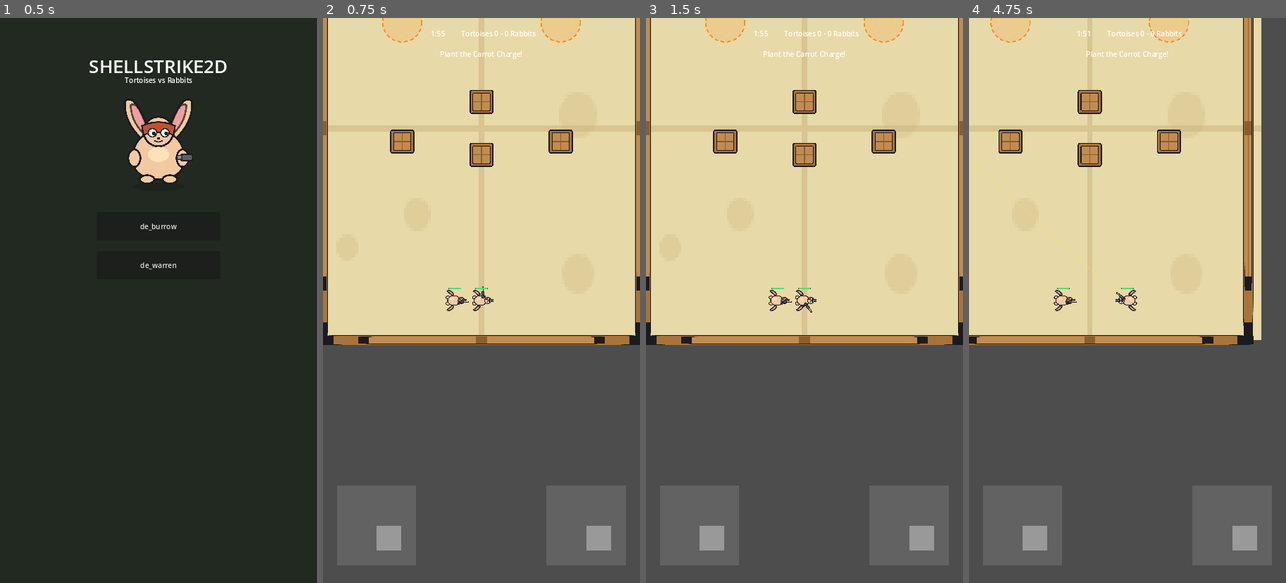
Above: before the commit, frames 1-4 (left to right).
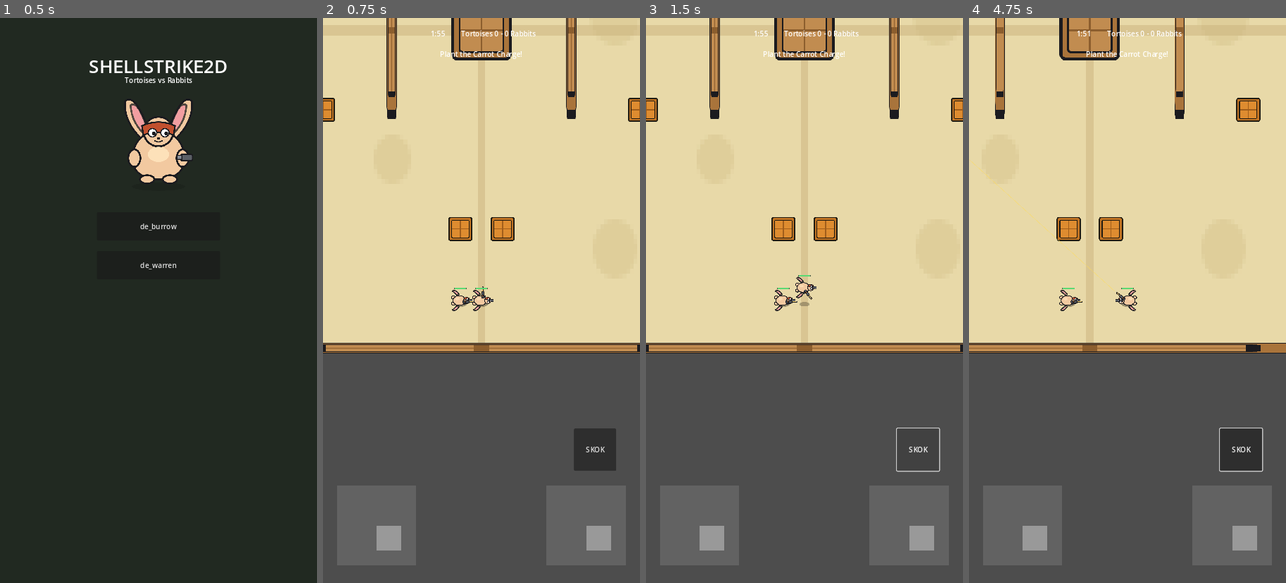
Above: after the commit, the same moments.

Repository: dstr1989/shellstrike2d
Game: Godot game, scene res://scenes/MainMenu.tscn
The game is run twice, just before and just after one commit, with the same random seed, the same clock (stepped at 60 frames per second) and the same inputs.
Inputs (mouse positions are in pixels of both pictures, inside the frame that each line leads up to):
- Up to frame 1 (0.5 s): no input
- Up to frame 2 (0.75 s): click "de_burrow" at 0.5 s
- Up to frame 3 (1.5 s): click (918, 447) at 1.25 s, where only the run after the commit has a clickable "SKOK"
- Up to frame 4 (4.75 s): drag from (1022, 526) to (1159, 176) at 2.02 s; tap Enter at 2.75 s; drag from (1232, 526) to (1111, 413) at 2.77 s; move the mouse to (1159, 176) at 3.52 s; hold D (move_right) 3.53-4.25 s; hold E (plant_defuse) 3.53-4.25 s; tap Space (jump, bound only after the commit) at 3.8 s; drag from (1111, 413) to (1032, 215) at 4.27 s

Frame 1 is identical in both runs. In frame 2, 11% of the frame differs, in the area x 0-100%, y 0-81%; in frame 3, 11%; in frame 4, 16%.

Commit message:
Elevation foundation: jump (z-height+gravity), ground shadow, vault over low cover; enlarge Main map (1800x2400, 3 lanes, low/high cover); HUD jump button

Diff:
--- /dev/null
+++ b/assets/sprites/shadow.svg
@@ -0,0 +1,3 @@
+<svg xmlns="http://www.w3.org/2000/svg" viewBox="0 0 64 32" width="64" height="32">
+  <ellipse cx="32" cy="16" rx="28" ry="12" fill="#000000"/>
+</svg>
--- a/project.godot
+++ b/project.godot
@@ -58,6 +58,11 @@
 "events": [Object(InputEventKey,"resource_local_to_scene":false,"resource_name":"","device":-1,"window_id":0,"alt_press …(190 unchanged characters)…
 ]
 }
+jump={
+"deadzone": 0.2,
+"events": [Object(InputEventKey,"resource_local_to_scene":false,"resource_name":"","device":-1,"window_id":0,"alt_pressed":false,"shift_pressed":false,"ctrl_pressed":false,"meta_pressed":false,"pressed":false,"keycode":0,"physical_keycode":32,"key_label":0,"unicode":0,"location":0,"echo":false,"script":null)
+]
+}
 buy_menu={
 "deadzone": 0.2,
 "events": [Object(InputEventKey,"resource_local_to_scene":false,"resource_name":"","device":-1,"window_id":0,"alt_press …(190 unchanged characters)…
--- a/scenes/HUD.tscn
+++ b/scenes/HUD.tscn
@@ -58,3 +58,15 @@
 
 [node name="InteractButton" parent="." instance=ExtResource("3")]
 position = Vector2(320, 980)
+
+[node name="JumpButton" type="Button" parent="."]
+anchors_preset = 3
+anchor_left = 1.0
+anchor_top = 1.0
+anchor_right = 1.0
+anchor_bottom = 1.0
+offset_left = -150.0
+offset_top = -350.0
+offset_right = -54.0
+offset_bottom = -254.0
+text = "SKOK"
--- a/scenes/Main.tscn
+++ b/scenes/Main.tscn
@@ -9,144 +9,234 @@
 [ext_resource type="Texture2D" path="res://assets/sprites/tile_wall.svg" id="7"]
 [ext_resource type="Texture2D" path="res://assets/sprites/den_marker.svg" id="8"]
 
-[sub_resource type="RectangleShape2D" id="RectangleShape2D_h"]
-size = Vector2(1300, 40)
-
-[sub_resource type="RectangleShape2D" id="RectangleShape2D_v"]
-size = Vector2(40, 1700)
-
-[sub_resource type="RectangleShape2D" id="RectangleShape2D_crate"]
+[sub_resource type="RectangleShape2D" id="border_h"]
+size = Vector2(1800, 40)
+
+[sub_resource type="RectangleShape2D" id="border_v"]
+size = Vector2(40, 2400)
+
+[sub_resource type="RectangleShape2D" id="mid"]
+size = Vector2(240, 240)
+
+[sub_resource type="RectangleShape2D" id="divider_v"]
+size = Vector2(40, 700)
+
+[sub_resource type="RectangleShape2D" id="denwall_v"]
+size = Vector2(40, 260)
+
+[sub_resource type="RectangleShape2D" id="denwall_h"]
+size = Vector2(300, 40)
+
+[sub_resource type="RectangleShape2D" id="crate"]
 size = Vector2(96, 96)
 
 [node name="Main" type="Node2D"]
 script = ExtResource("1")
 
 [node name="Background" type="Sprite2D" parent="."]
-position = Vector2(600, 800)
-scale = Vector2(10.16, 12.5)
+position = Vector2(900, 1200)
+scale = Vector2(14.06, 18.75)
 texture = ExtResource("6")
 z_index = -10
 
+[node name="Border" type="Node2D" parent="."]
+
+[node name="Top" type="StaticBody2D" parent="Border"]
+position = Vector2(900, 0)
+[node name="C" type="CollisionShape2D" parent="Border/Top"]
+shape = SubResource("border_h")
+[node name="S" type="Sprite2D" parent="Border/Top"]
+texture = ExtResource("7")
+scale = Vector2(14.06, 0.3125)
+
+[node name="Bottom" type="StaticBody2D" parent="Border"]
+position = Vector2(900, 2400)
+[node name="C" type="CollisionShape2D" parent="Border/Bottom"]
+shape = SubResource("border_h")
+[node name="S" type="Sprite2D" parent="Border/Bottom"]
+texture = ExtResource("7")
+scale = Vector2(14.06, 0.3125)
+
+[node name="Left" type="StaticBody2D" parent="Border"]
+position = Vector2(0, 1200)
+[node name="C" type="CollisionShape2D" parent="Border/Left"]
+shape = SubResource("border_v")
+[node name="S" type="Sprite2D" parent="Border/Left"]
+texture = ExtResource("7")
+scale = Vector2(0.3125, 18.75)
+
+[node name="Right" type="StaticBody2D" parent="Border"]
+position = Vector2(1800, 1200)
+[node name="C" type="CollisionShape2D" parent="Border/Right"]
+shape = SubResource("border_v")
+[node name="S" type="Sprite2D" parent="Border/Right"]
+texture = ExtResource("7")
+scale = Vector2(0.3125, 18.75)
+
 [node name="Walls" type="Node2D" parent="."]
 
-[node name="WallTop" type="StaticBody2D" parent="Walls"]
-position = Vector2(600, 0)
-collision_layer = 1
-[node name="CollisionShape2D" type="CollisionShape2D" parent="Walls/WallTop"]
-shape = SubResource("RectangleShape2D_h")
-[node name="Sprite" type="Sprite2D" parent="Walls/WallTop"]
-texture = ExtResource("7")
-scale = Vector2(10.16, 0.3125)
-
-[node name="WallBottom" type="StaticBody2D" parent="Walls"]
-position = Vector2(600, 1600)
-collision_layer = 1
-[node name="CollisionShape2D" type="CollisionShape2D" parent="Walls/WallBottom"]
-shape = SubResource("RectangleShape2D_h")
-[node name="Sprite" type="Sprite2D" parent="Walls/WallBottom"]
-texture = ExtResource("7")
-scale = Vector2(10.16, 0.3125)
-
-[node name="WallLeft" type="StaticBody2D" parent="Walls"]
-position = Vector2(0, 800)
-collision_layer = 1
-[node name="CollisionShape2D" type="CollisionShape2D" parent="Walls/WallLeft"]
-shape = SubResource("RectangleShape2D_v")
-[node name="Sprite" type="Sprite2D" parent="Walls/WallLeft"]
-texture = ExtResource("7")
-scale = Vector2(0.3125, 13.3)
-
-[node name="WallRight" type="StaticBody2D" parent="Walls"]
-position = Vector2(1200, 800)
-collision_layer = 1
-[node name="CollisionShape2D" type="CollisionShape2D" parent="Walls/WallRight"]
-shape = SubResource("RectangleShape2D_v")
-[node name="Sprite" type="Sprite2D" parent="Walls/WallRight"]
-texture = ExtResource("7")
-scale = Vector2(0.3125, 13.3)
-
-[node name="Crates" type="Node2D" parent="."]
-
-[node name="Crate1" type="StaticBody2D" parent="Crates"]
-position = Vector2(600, 700)
-collision_layer = 1
-[node name="CollisionShape2D" type="CollisionShape2D" parent="Crates/Crate1"]
-shape = SubResource("RectangleShape2D_crate")
-[node name="Sprite" type="Sprite2D" parent="Crates/Crate1"]
-texture = ExtResource("7")
-scale = Vector2(0.75, 0.75)
-
-[node name="Crate2" type="StaticBody2D" parent="Crates"]
-position = Vector2(600, 900)
-collision_layer = 1
-[node name="CollisionShape2D" type="CollisionShape2D" parent="Crates/Crate2"]
-shape = SubResource("RectangleShape2D_crate")
-[node name="Sprite" type="Sprite2D" parent="Crates/Crate2"]
-texture = ExtResource("7")
-scale = Vector2(0.75, 0.75)
-
-[node name="Crate3" type="StaticBody2D" parent="Crates"]
-position = Vector2(300, 850)
-collision_layer = 1
-[node name="CollisionShape2D" type="CollisionShape2D" parent="Crates/Crate3"]
-shape = SubResource("RectangleShape2D_crate")
-[node name="Sprite" type="Sprite2D" parent="Crates/Crate3"]
-texture = ExtResource("7")
-scale = Vector2(0.75, 0.75)
-
-[node name="Crate4" type="StaticBody2D" parent="Crates"]
-position = Vector2(900, 850)
-collision_layer = 1
-[node name="CollisionShape2D" type="CollisionShape2D" parent="Crates/Crate4"]
-shape = SubResource("RectangleShape2D_crate")
-[node name="Sprite" type="Sprite2D" parent="Crates/Crate4"]
+[node name="MidBox" type="StaticBody2D" parent="Walls"]
+position = Vector2(900, 1200)
+[node name="C" type="CollisionShape2D" parent="Walls/MidBox"]
+shape = SubResource("mid")
+[node name="S" type="Sprite2D" parent="Walls/MidBox"]
+texture = ExtResource("7")
+scale = Vector2(1.875, 1.875)
+
+[node name="DividerL" type="StaticBody2D" parent="Walls"]
+position = Vector2(560, 1200)
+[node name="C" type="CollisionShape2D" parent="Walls/DividerL"]
+shape = SubResource("divider_v")
+[node name="S" type="Sprite2D" parent="Walls/DividerL"]
+texture = ExtResource("7")
+scale = Vector2(0.3125, 5.468)
+
+[node name="DividerR" type="StaticBody2D" parent="Walls"]
+position = Vector2(1240, 1200)
+[node name="C" type="CollisionShape2D" parent="Walls/DividerR"]
+shape = SubResource("divider_v")
+[node name="S" type="Sprite2D" parent="Walls/DividerR"]
+texture = ExtResource("7")
+scale = Vector2(0.3125, 5.468)
+
+[node name="DenAwallV" type="StaticBody2D" parent="Walls"]
+position = Vector2(560, 560)
+[node name="C" type="CollisionShape2D" parent="Walls/DenAwallV"]
+shape = SubResource("denwall_v")
+[node name="S" type="Sprite2D" parent="Walls/DenAwallV"]
+texture = ExtResource("7")
+scale = Vector2(0.3125, 2.03)
+
+[node name="DenAwallH" type="StaticBody2D" parent="Walls"]
+position = Vector2(430, 430)
+[node name="C" type="CollisionShape2D" parent="Walls/DenAwallH"]
+shape = SubResource("denwall_h")
+[node name="S" type="Sprite2D" parent="Walls/DenAwallH"]
+texture = ExtResource("7")
+scale = Vector2(2.34, 0.3125)
+
+[node name="DenBwallV" type="StaticBody2D" parent="Walls"]
+position = Vector2(1240, 560)
+[node name="C" type="CollisionShape2D" parent="Walls/DenBwallV"]
+shape = SubResource("denwall_v")
+[node name="S" type="Sprite2D" parent="Walls/DenBwallV"]
+texture = ExtResource("7")
+scale = Vector2(0.3125, 2.03)
+
+[node name="DenBwallH" type="StaticBody2D" parent="Walls"]
+position = Vector2(1370, 430)
+[node name="C" type="CollisionShape2D" parent="Walls/DenBwallH"]
+shape = SubResource("denwall_h")
+[node name="S" type="Sprite2D" parent="Walls/DenBwallH"]
+texture = ExtResource("7")
+scale = Vector2(2.34, 0.3125)
+
+[node name="LowCover" type="Node2D" parent="."]
+
+[node name="L1" type="StaticBody2D" parent="LowCover"]
+position = Vector2(300, 900)
+collision_layer = 16
+modulate = Color(1.15, 1.0, 0.6, 1)
+[node name="C" type="CollisionShape2D" parent="LowCover/L1"]
+shape = SubResource("crate")
+[node name="S" type="Sprite2D" parent="LowCover/L1"]
+texture = ExtResource("7")
+scale = Vector2(0.75, 0.75)
+
+[node name="L2" type="StaticBody2D" parent="LowCover"]
+position = Vector2(300, 1500)
+collision_layer = 16
+modulate = Color(1.15, 1.0, 0.6, 1)
+[node name="C" type="CollisionShape2D" parent="LowCover/L2"]
+shape = SubResource("crate")
+[node name="S" type="Sprite2D" parent="LowCover/L2"]
+texture = ExtResource("7")
+scale = Vector2(0.75, 0.75)
+
+[node name="L3" type="StaticBody2D" parent="LowCover"]
+position = Vector2(1500, 900)
+collision_layer = 16
+modulate = Color(1.15, 1.0, 0.6, 1)
+[node name="C" type="CollisionShape2D" parent="LowCover/L3"]
+shape = SubResource("crate")
+[node name="S" type="Sprite2D" parent="LowCover/L3"]
+texture = ExtResource("7")
+scale = Vector2(0.75, 0.75)
+
+[node name="L4" type="StaticBody2D" parent="LowCover"]
+position = Vector2(1500, 1500)
+collision_layer = 16
+modulate = Color(1.15, 1.0, 0.6, 1)
+[node name="C" type="CollisionShape2D" parent="LowCover/L4"]
+shape = SubResource("crate")
+[node name="S" type="Sprite2D" parent="LowCover/L4"]
+texture = ExtResource("7")
+scale = Vector2(0.75, 0.75)
+
+[node name="L5" type="StaticBody2D" parent="LowCover"]
+position = Vector2(820, 1950)
+collision_layer = 16
+modulate = Color(1.15, 1.0, 0.6, 1)
+[node name="C" type="CollisionShape2D" parent="LowCover/L5"]
+shape = SubResource("crate")
+[node name="S" type="Sprite2D" parent="LowCover/L5"]
+texture = ExtResource("7")
+scale = Vector2(0.75, 0.75)
+
+[node name="L6" type="StaticBody2D" parent="LowCover"]
+position = Vector2(980, 1950)
+collision_layer = 16
+modulate = Color(1.15, 1.0, 0.6, 1)
+[node name="C" type="CollisionShape2D" parent="LowCover/L6"]
+shape = SubResource("crate")
+[node name="S" type="Sprite2D" parent="LowCover/L6"]
 texture = ExtResource("7")
 scale = Vector2(0.75, 0.75)
 
 [node name="DenA" type="Marker2D" parent="."]
-position = Vector2(300, 400)
+position = Vector2(360, 560)
 groups = ["den_zones"]
-[node name="Sprite" type="Sprite2D" parent="DenA"]
+[node name="S" type="Sprite2D" parent="DenA"]
 texture = ExtResource("8")
 
 [node name="DenB" type="Marker2D" parent="."]
-position = Vector2(900, 400)
+position = Vector2(1440, 560)
 groups = ["den_zones"]
-[node name="Sprite" type="Sprite2D" parent="DenB"]
+[node name="S" type="Sprite2D" parent="DenB"]
 texture = ExtResource("8")
 
 [node name="TortoiseSpawn1" type="Marker2D" parent="."]
-position = Vector2(500, 150)
+position = Vector2(820, 200)
 groups = ["tortoise_spawns"]
 
 [node name="TortoiseSpawn2" type="Marker2D" parent="."]
-position = Vector2(700, 150)
+position = Vector2(980, 200)
 groups = ["tortoise_spawns"]
 
 [node name="RabbitSpawn1" type="Marker2D" parent="."]
-position = Vector2(500, 1450)
+position = Vector2(820, 2220)
 groups = ["rabbit_spawns"]
 
 [node name="RabbitSpawn2" type="Marker2D" parent="."]
-position = Vector2(700, 1450)
+position = Vector2(980, 2220)
 groups = ["rabbit_spawns"]
 
 [node name="CarrotCharge" parent="." instance=ExtResource("4")]
 
 [node name="Player" parent="." instance=ExtResource("2")]
-position = Vector2(600, 1450)
+position = Vector2(900, 2220)
 team = 2
 
 [node name="RabbitBot1" parent="." instance=ExtResource("3")]
-position = Vector2(500, 1450)
+position = Vector2(820, 2220)
 team = 2
 
 [node name="TortoiseBot1" parent="." instance=ExtResource("3")]
-position = Vector2(450, 150)
+position = Vector2(820, 200)
 team = 1
 
 [node name="TortoiseBot2" parent="." instance=ExtResource("3")]
-position = Vector2(700, 150)
+position = Vector2(980, 200)
 team = 1
 
 [node name="HUD" parent="." instance=ExtResource("5")]
--- a/scenes/Unit.tscn
+++ b/scenes/Unit.tscn
@@ -1,8 +1,9 @@
-[gd_scene load_steps=5 format=3 uid="uid://unit_base"]
+[gd_scene load_steps=6 format=3 uid="uid://unit_base"]
 
 [ext_resource type="Script" path="res://scripts/unit.gd" id="1"]
 [ext_resource type="Script" path="res://scripts/health_component.gd" id="2"]
 [ext_resource type="Texture2D" path="res://assets/sprites/weapon_blaster.svg" id="3"]
+[ext_resource type="Texture2D" path="res://assets/sprites/shadow.svg" id="4"]
 
 [sub_resource type="CircleShape2D" id="CircleShape2D_1"]
 radius = 16.0
@@ -13,43 +14,51 @@
 [node name="CollisionShape2D" type="CollisionShape2D" parent="."]
 shape = SubResource("CircleShape2D_1")
 
-[node name="Body" type="Sprite2D" parent="."]
+[node name="Shadow" type="Sprite2D" parent="."]
+modulate = Color(0, 0, 0, 0.35)
+position = Vector2(0, 14)
+scale = Vector2(0.85, 0.85)
+texture = ExtResource("4")
+
+[node name="Visual" type="Node2D" parent="."]
+
+[node name="Body" type="Sprite2D" parent="Visual"]
 scale = Vector2(0.7, 0.7)
 
-[node name="AimPivot" type="Node2D" parent="."]
+[node name="AimPivot" type="Node2D" parent="Visual"]
 
-[node name="Weapon" type="Sprite2D" parent="AimPivot"]
+[node name="Weapon" type="Sprite2D" parent="Visual/AimPivot"]
 position = Vector2(28, 6)
 scale = Vector2(0.55, 0.55)
 texture = ExtResource("3")
 
-[node name="Muzzle" type="Marker2D" parent="AimPivot"]
+[node name="Muzzle" type="Marker2D" parent="Visual/AimPivot"]
 position = Vector2(60, 6)
 
-[node name="MuzzleFlash" type="Polygon2D" parent="AimPivot"]
+[node name="MuzzleFlash" type="Polygon2D" parent="Visual/AimPivot"]
 position = Vector2(60, 6)
 color = Color(1, 0.85, 0.35, 1)
 polygon = PackedVector2Array(0, -7, 16, 0, 0, 7)
 visible = false
 
-[node name="HealthBar" type="Node2D" parent="."]
+[node name="HealthBar" type="Node2D" parent="Visual"]
 position = Vector2(0, -44)
 
-[node name="BG" type="ColorRect" parent="HealthBar"]
+[node name="BG" type="ColorRect" parent="Visual/HealthBar"]
 offset_left = -24.0
 offset_top = -4.0
 offset_right = 24.0
 offset_bottom = 2.0
 color = Color(0.1, 0.1, 0.12, 0.7)
 
-[node name="Fill" type="ColorRect" parent="HealthBar"]
+[node name="Fill" type="ColorRect" parent="Visual/HealthBar"]
 offset_left = -22.0
 offset_top = -3.0
 offset_right = 22.0
 offset_bottom = 1.0
 color = Color(0.36, 0.85, 0.45, 1)
 
-[node name="PromptLabel" type="Label" parent="."]
+[node name="PromptLabel" type="Label" parent="Visual"]
 offset_left = -130.0
 offset_top = -78.0
 offset_right = 130.0
--- a/scripts/hud.gd
+++ b/scripts/hud.gd
@@ -4,12 +4,15 @@
 @onready var timer_label: Label = $TopBar/TimerLabel
 @onready var score_label: Label = $TopBar/ScoreLabel
 @onready var status_label: Label = $StatusLabel
+@onready var jump_button: Button = $JumpButton
 
 func _ready() -> void:
 	GameManager.round_time_changed.connect(_on_time_changed)
 	GameManager.score_changed.connect(_on_score_changed)
 	GameManager.phase_changed.connect(_on_phase_changed)
 	GameManager.round_ended.connect(_on_round_ended)
+	jump_button.button_down.connect(func(): Input.action_press("jump"))
+	jump_button.button_up.connect(func(): Input.action_release("jump"))
 	_on_score_changed(0, 0)
 	_on_phase_changed(Global.RoundPhase.WARMUP)
 
--- a/scripts/unit.gd
+++ b/scripts/unit.gd
@@ -16,14 +16,27 @@
 @export var bullet_spread_degrees: float = 2.5
 
 @onready var health: HealthComponent = $HealthComponent
-@onready var body: Sprite2D = $Body
-@onready var aim_pivot: Node2D = $AimPivot
-@onready var weapon: Sprite2D = $AimPivot/Weapon
-@onready var muzzle: Marker2D = $AimPivot/Muzzle
-@onready var muzzle_flash: Polygon2D = $AimPivot/MuzzleFlash
-@onready var health_bar: Node2D = $HealthBar
-@onready var health_fill: ColorRect = $HealthBar/Fill
-@onready var prompt_label: Label = $PromptLabel
+@onready var visual: Node2D = $Visual
+@onready var shadow: Sprite2D = $Shadow
+@onready var body: Sprite2D = $Visual/Body
+@onready var aim_pivot: Node2D = $Visual/AimPivot
+@onready var weapon: Sprite2D = $Visual/AimPivot/Weapon
+@onready var muzzle: Marker2D = $Visual/AimPivot/Muzzle
+@onready var muzzle_flash: Polygon2D = $Visual/AimPivot/MuzzleFlash
+@onready var health_bar: Node2D = $Visual/HealthBar
+@onready var health_fill: ColorRect = $Visual/HealthBar/Fill
+@onready var prompt_label: Label = $Visual/PromptLabel
+
+# --- Elevation / jumping (top-down z-height simulation) ---
+const GRAVITY := 900.0
+const JUMP_VELOCITY := 330.0
+const VAULT_HEIGHT := 16.0      # above this, you clear low (vaultable) cover
+const LOW_COVER_BIT := 5        # collision layer bit 5 (value 16) = vaultable cover
+
+var z_height: float = 0.0       # current elevation above the floor under us
+var z_vel: float = 0.0
+var ground_height: float = 0.0  # floor elevation at our position (ramps/platforms)
+var _on_ground: bool = true
 
 # Fallback textures if no skin is registered (keeps the unit visible).
 const FALLBACK_TORTOISE := preload("res://assets/sprites/tortoise_topdown.svg")
@@ -52,9 +65,9 @@
 	_apply_skin()
 	# The unit body never rotates (top-down upright look); only AimPivot does.
 	rotation = 0.0
-	# layers: 1=world 2=tortoises 4=rabbits 8=bullets 16=interactables
+	# layers: 1=world 2=tortoises 4=rabbits 8=bullets 16=low(vaultable) cover
 	collision_layer = 2 if team == Global.Team.TORTOISE else 4
-	collision_mask = 1 | 2 | 4
+	collision_mask = 1 | 2 | 4 | 16
 
 func _apply_skin() -> void:
 	var skin: CharacterSkin = SkinManager.get_active(team)
@@ -78,6 +91,8 @@
 	velocity = move_input.normalized() * move_speed if move_input.length() > 0.0 else Vector2.ZERO
 	move_and_slide()
 
+	_update_elevation(delta)
+
 	var aim_input := _get_aim_input()
 	if aim_input.length() > 0.05:
 		_aim_dir = aim_input.normalized()
@@ -99,6 +114,47 @@
 
 	if not is_ai:
 		_update_prompt()
+
+func _update_elevation(delta: float) -> void:
+	var target_ground := _sample_ground_height()
+	if _on_ground:
+		if target_ground >= ground_height - 1.0:
+			ground_height = target_ground   # follow ramp up / flat ground
+			z_height = ground_height
+		else:
+			ground_height = target_ground   # stepped off a ledge → start falling
+			_on_ground = false
+	else:
+		ground_height = target_ground
+
+	if _on_ground and not is_ai and Input.is_action_just_pressed("jump"):
+		z_vel = JUMP_VELOCITY
+		_on_ground = false
+
+	if not _on_ground:
+		z_vel -= GRAVITY * delta
+		z_height += z_vel * delta
+		if z_height <= ground_height:
+			z_height = ground_height
+			z_vel = 0.0
+			_on_ground = true
+
+	# While high enough off the floor, pass over low (vaultable) cover.
+	var clearing := (z_height - ground_height) > VAULT_HEIGHT
+	set_collision_mask_value(LOW_COVER_BIT, not clearing)
+
+	# Lift the visuals; shrink/fade the shadow with altitude.
+	visual.position.y = -z_height
+	var t := clampf(z_height / 120.0, 0.0, 1.0)
+	shadow.scale = Vector2.ONE * lerpf(0.85, 0.5, t)
+	shadow.modulate.a = lerpf(0.35, 0.12, t)
+
+func _sample_ground_height() -> float:
+	var h := 0.0
+	for zone in get_tree().get_nodes_in_group("elevation_zones"):
+		if zone.has_method("contains_point") and zone.contains_point(global_position):
+			h = maxf(h, zone.height_at(global_position))
+	return h
 
 func _get_aim_input() -> Vector2:
 	if is_ai:
@@ -224,6 +280,12 @@
 	body.modulate = Color.WHITE
 	muzzle_flash.visible = false
 	prompt_label.text = ""
+	z_height = 0.0
+	z_vel = 0.0
+	ground_height = 0.0
+	_on_ground = true
+	visual.position.y = 0.0
+	set_collision_mask_value(LOW_COVER_BIT, true)
 	_refresh_health_bar()
 	var spawn_group := "tortoise_spawns" if team == Global.Team.TORTOISE else "rabbit_spawns"
 	var spawns := get_tree().get_nodes_in_group(spawn_group)
Not shown, added: assets/sprites/shadow.svg.import
Not shown: 1 places in scenes/Main.tscn that only renumber resources
